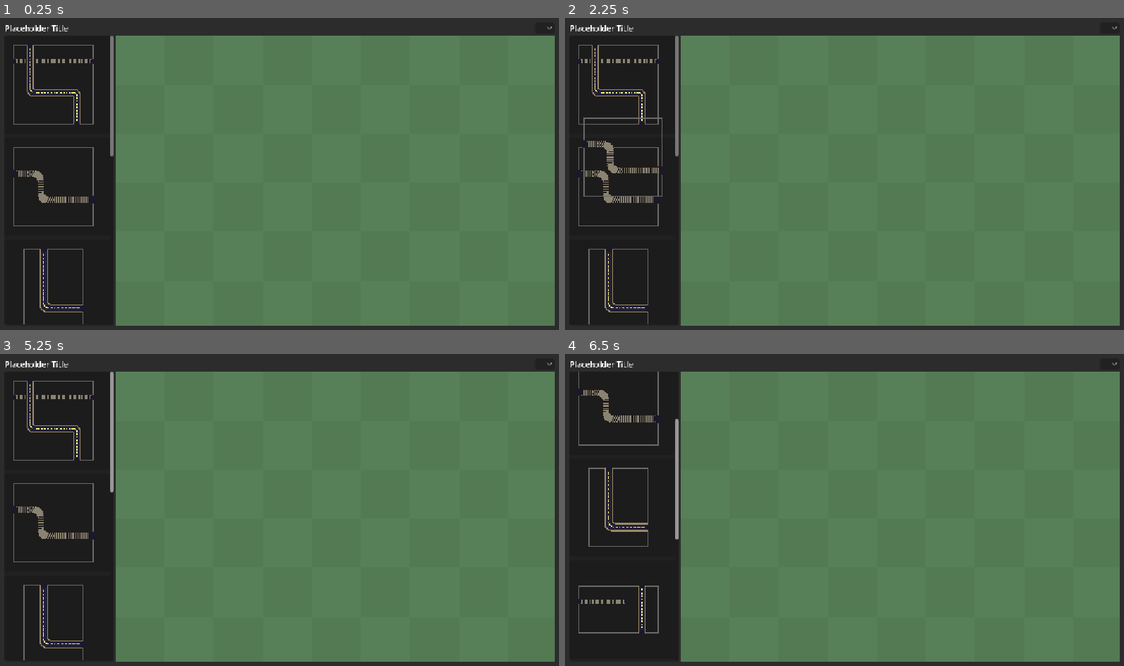
Above: before the commit, frames 1-4 (two rows, left to right).
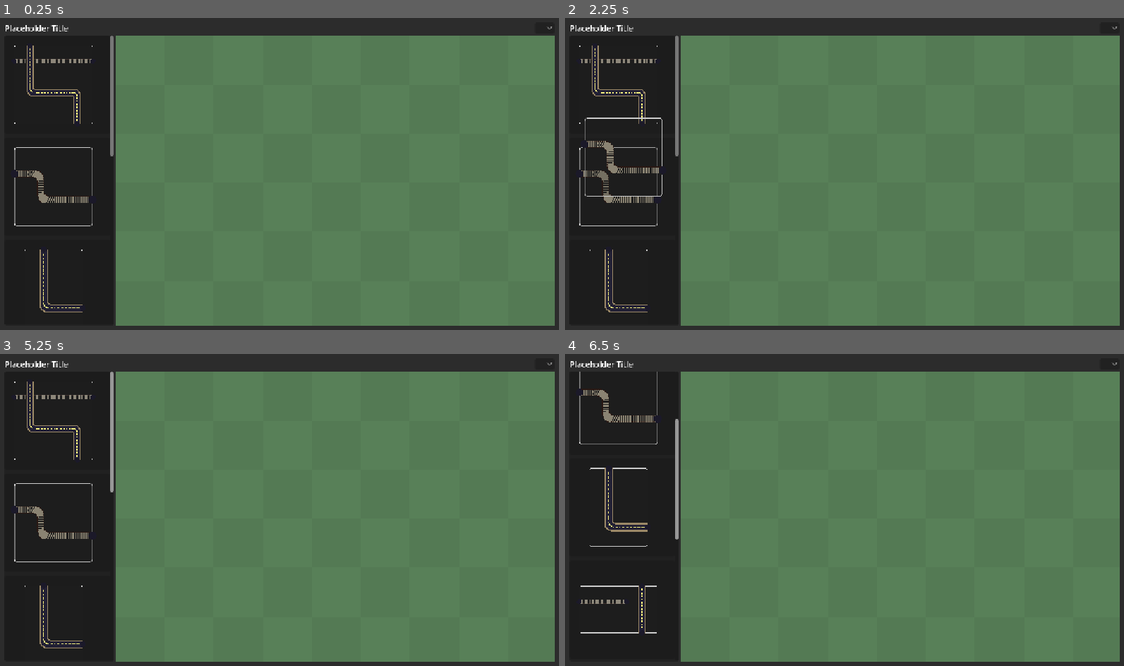
Above: after the commit, the same moments.

Repository: WishingWillow/photoshop-game
Game: Godot game, scene res://UI/ui.tscn
The game is run twice, just before and just after one commit, with the same random seed, the same clock (stepped at 60 frames per second) and the same inputs.
Inputs (mouse positions are in pixels of both pictures, inside the frame that each line leads up to):
- Up to frame 1 (0.25 s): no input
- Up to frame 2 (2.25 s): tap Enter at 0.5 s; drag from (581, 46) to (581, 149) at 0.52 s; click (1107, 27) at 1.25 s; tap Space at 2 s; drag from (581, 149) to (581, 46) at 2.02 s
- Up to frame 3 (5.25 s): tap Enter at 2.75, 4.25 s; move the mouse to (22, 584) at 2.77 s; press the mouse at (22, 584) at 2.78 s; release the mouse at (22, 584) at 3.5 s; tap Space at 3.5, 5 s; drag from (251, 572) to (16, 485) at 3.52 s; move the mouse to (447, 556) at 4.27 s; hold Middle mouse button (camera_drag_mod) 4.28-5 s; click (447, 556) at 4.55 s; drag from (111, 463) to (195, 432) at 5.02 s
- Up to frame 4 (6.5 s): move the mouse to (872, 510) at 5.77 s; press the mouse at (872, 510) at 5.78 s

The runs differ from the first frame. In frame 1, 0.5% of the frame differs, in the area x 2-17%, y 8-99%; in frame 2, 0.7%, in the area x 2-18%, y 8-99%; in frame 3, 0.5%; in frame 4, 0.6%.

Commit message:
layers are drawn with pretty boxes

Diff:
--- /dev/null
+++ b/Assets/Resources/layer_box.tres
@@ -0,0 +1,12 @@
+[gd_resource type="StyleBoxFlat" format=3 uid="uid://4hfw7rl6tst2"]
+
+[resource]
+bg_color = Color(0.6, 0.6, 0.6, 0.20392157)
+border_width_left = 3
+border_width_top = 3
+border_width_right = 3
+border_width_bottom = 3
+corner_radius_top_left = 10
+corner_radius_top_right = 10
+corner_radius_bottom_right = 10
+corner_radius_bottom_left = 10
--- /dev/null
+++ b/Assets/Resources/level_box.tres
@@ -0,0 +1,12 @@
+[gd_resource type="StyleBoxFlat" format=3 uid="uid://c2ujk2yu2av3u"]
+
+[resource]
+bg_color = Color(0.6, 0.6, 0.6, 0.3019608)
+border_width_left = 3
+border_width_top = 3
+border_width_right = 3
+border_width_bottom = 3
+corner_radius_top_left = 10
+corner_radius_top_right = 10
+corner_radius_bottom_right = 10
+corner_radius_bottom_left = 10
--- a/Scripts/layer.gd
+++ b/Scripts/layer.gd
@@ -6,8 +6,6 @@
 
 ## An array of segments that's populated using the data in data
 var path_segments : Array[PathSegment] = []
-
-@onready var outline := Line2D.new()
 
 ## A layer's position in a level should be of a layer's top left corner,
 ## regardless of rotations/mirrors. All nodes will parent to this node whose transform
@@ -57,27 +55,16 @@
 	adjusted_node.queue_free()
 	adjusted_node = Node2D.new()
 	path_segments.clear()
-	outline = Line2D.new()
 	turned_state = 0
 
 	# all data needs to be scaled by the UNIT_SCALE, otherwise objects may only be a few pixels
 	# wide
 	layer_vertices = Util.get_rectangle_vertices(data.size)
-	outline.points = Util.scale_vec_array_to_unit_size(layer_vertices)
 	for path_data : PathData in data.paths:
 		path_segments.append_array(path_data.create_segments(adjusted_node))
 
-	#configure outline
-	Util.configure_line(outline)
-	outline.closed = true
-	outline.default_color = Color.DIM_GRAY
-	# make sure outline renders behind wires
-	outline.z_index = Consts.ZIndex.LAYER_BORDER
-	outline.z_as_relative = false
-	adjusted_node.add_child(outline)
-
 	# configure mouse detection
-	var mouse_area := Util.make_polygon_area_2d(outline.points)
+	var mouse_area := Util.make_polygon_area_2d(Util.scale_vec_array_to_unit_size(layer_vertices))
 	mouse_area.mouse_entered.connect(func(): mouse_over = true)
 	mouse_area.mouse_exited.connect(func(): mouse_over = false)
 	adjusted_node.add_child(mouse_area)
@@ -87,9 +74,6 @@
 	z_as_relative = false
 	z_index = data.paths.reduce(func(highest_index : int, path : PathData):
 		return path.type if path.type > highest_index else highest_index, 0 )
-
-	# create areas for "slice mode", where the user can select axes to slice a layer
-
 
 	# add adjusted node
 	add_child(adjusted_node)
@@ -121,17 +105,21 @@
 				@warning_ignore("narrowing_conversion")
 				var candidate : int = line / Consts.UNIT_SCALE - rect.position[axis]
 				if check_valid_slice(axis, candidate):
-					print("mouse: ", mouse_pos, " axis: ", "X" if axis == X else "Y", " snap: ", line, " value: ", candidate, " VALID")
+					#print("mouse: ", mouse_pos, " axis: ", "X" if axis == X else "Y", " snap: ", line, " value: ", candidate, " VALID")
 					slice_candidate[axis] = candidate
 					slice_candidate[1-axis] = 0
 					break
-				print("mouse: ", mouse_pos, " axis: ", "X" if axis == X else "Y", " snap: ", line, " value: ", candidate)
+				#print("mouse: ", mouse_pos, " axis: ", "X" if axis == X else "Y", " snap: ", line, " value: ", candidate)
 		queue_redraw()
 
 	super(event)
 
 
 func _draw() -> void:
+	# draw box
+	draw_style_box(
+		preload("res://Assets/Resources/layer_box.tres"),
+		Rect2(rect.position, Util.scale_vec_to_unit_size(rect.size)))
 	if not slice_mode: return
 	var axis : int = -1
 	for which_axis in [X,Y]:
@@ -140,13 +128,13 @@
 			break
 	if axis < 0: return
 	var slice_value = slice_candidate[axis]
-	var start := Vector2i.ZERO
+	var start := Vector2.ONE * 0.05
 	var end : Vector2i = rect.size
 	start[axis] = slice_value
 	end[axis] = slice_value
-	start = Util.scale_vec_to_unit_size(start)
+	start = start * Consts.UNIT_SCALE
 	end = Util.scale_vec_to_unit_size(end)
-	draw_line(start, end, Color.WHITE, 5)
+	draw_line(start, end, Color.WHITE, 2)
 
 
 func set_level_position(level : Level, pos : Vector2i) -> void:
@@ -211,7 +199,8 @@
 		end.set_level_position(level_position)
 
 	# rotate the size of the playspace rectangle
-	rect.size = abs(rect.size.rotated(angle))
+	rect.size = round(abs(rect.size.rotated(angle)))
+	queue_redraw()
 
 
 enum {X, Y, Y_X, _Y_X}
